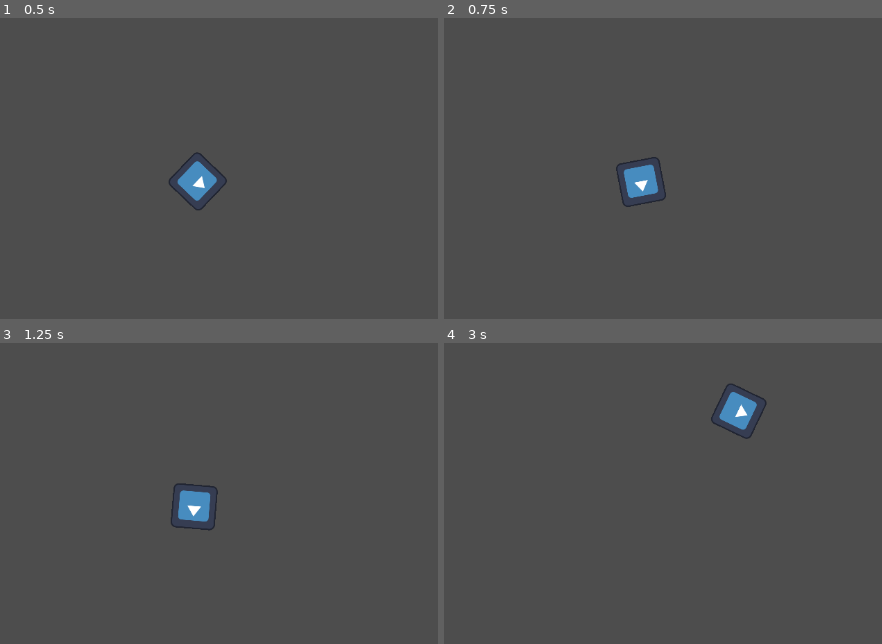
Above: before the commit, frames 1-4 (two rows, left to right).
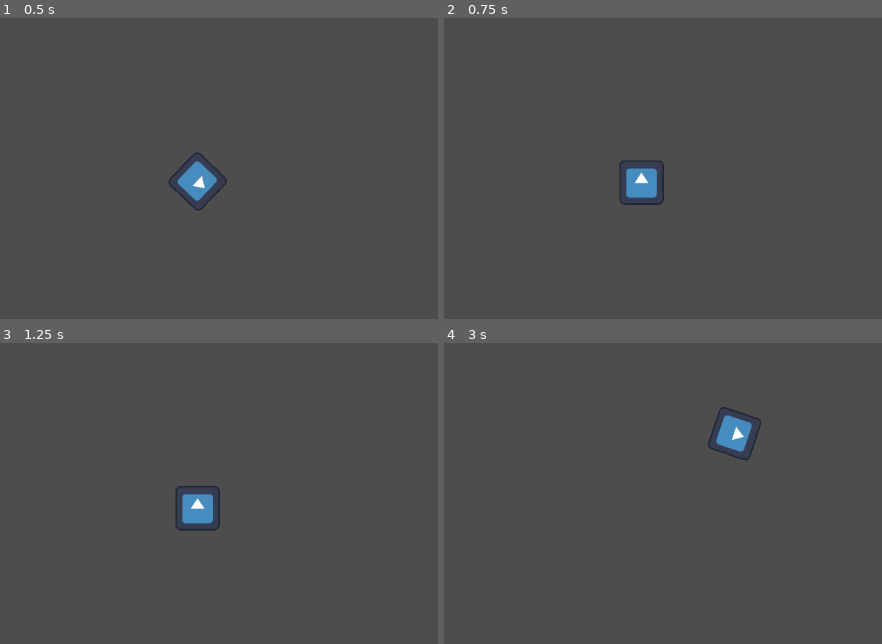
Above: after the commit, the same moments.

Repository: Gonzalo-Pizzolanti/madrid_jam
Game: Godot game, scene res://Scenes/world.tscn
Two runs of this game, one before a commit and one after it. Both use one fixed random seed, a clock stepped at 60 frames per second and the inputs below. The engine's default icon, where the game draws it, is replaced by a stand-in: a white triangle on a blue panel in a dark square.
Inputs (mouse positions are in pixels of both pictures, inside the frame that each line leads up to):
- Up to frame 1 (0.5 s): no input
- Up to frame 2 (0.75 s): move the mouse to (641, 183) at 0.52 s
- Up to frame 3 (1.25 s): no input
- Up to frame 4 (3 s): move the mouse to (483, 526) at 1.27 s; move the mouse to (724, 406) at 2.02 s; move the mouse to (606, 592) at 2.77 s

Frame 1 is identical in both runs. In frame 2, 0.5% of the frame differs, in the area x 39-51%, y 46-63%; in frame 3, 0.7%; in frame 4, 1.4%, in the area x 60-74%, y 13-39%.

Commit message:
fix(player): player stop infinite rotation when is over the cursor

Diff:
--- a/Scenes/player.tscn
+++ b/Scenes/player.tscn
@@ -9,6 +9,7 @@
 
 [node name="Player" type="CharacterBody2D"]
 position = Vector2(1, 0)
+input_pickable = true
 script = ExtResource("1_cvnsp")
 
 [node name="CollisionShape2D" type="CollisionShape2D" parent="."]
@@ -22,3 +23,4 @@
 metadata/_custom_type_script = "uid://dgnwsfkpde12v"
 
 [connection signal="mouse_entered" from="." to="." method="_on_mouse_entered"]
+[connection signal="mouse_exited" from="." to="." method="_on_mouse_exited"]
--- a/Scripts/player.gd
+++ b/Scripts/player.gd
@@ -4,8 +4,7 @@
 @export_enum("Slow:200", "Average:400", "Fast:600") var speed: int
 @onready var steerComponent: SteerComponent = $SteerComponent
 
-var sprite_rotation = func(velocity): return velocity
-
+var is_hover: bool = false
 const mass: float = 10
 
 func _process(_delta: float) -> void:
@@ -14,7 +13,11 @@
 func _physics_process(_delta):
 	# var direction: Vector2 = (get_global_mouse_position() - global_position)
 	# velocity = direction * 7.5
-	$Sprite.rotation = velocity.angle()
+	if !is_hover:
+		$Sprite.rotation = velocity.angle()
+	else:
+		$Sprite.rotation = 0
+		velocity = velocity.lerp(get_global_mouse_position(), _delta * 4)
 
 	velocity = steerComponent.steer_movement(
 		velocity,
@@ -28,4 +31,9 @@
 
 
 func _on_mouse_entered() -> void:
-	pass # Replace with function body.
+	is_hover = true
+	print("ENTERED: ", is_hover)
+
+func _on_mouse_exited() -> void:
+	is_hover = false
+	print("LEAVE: ", is_hover)
